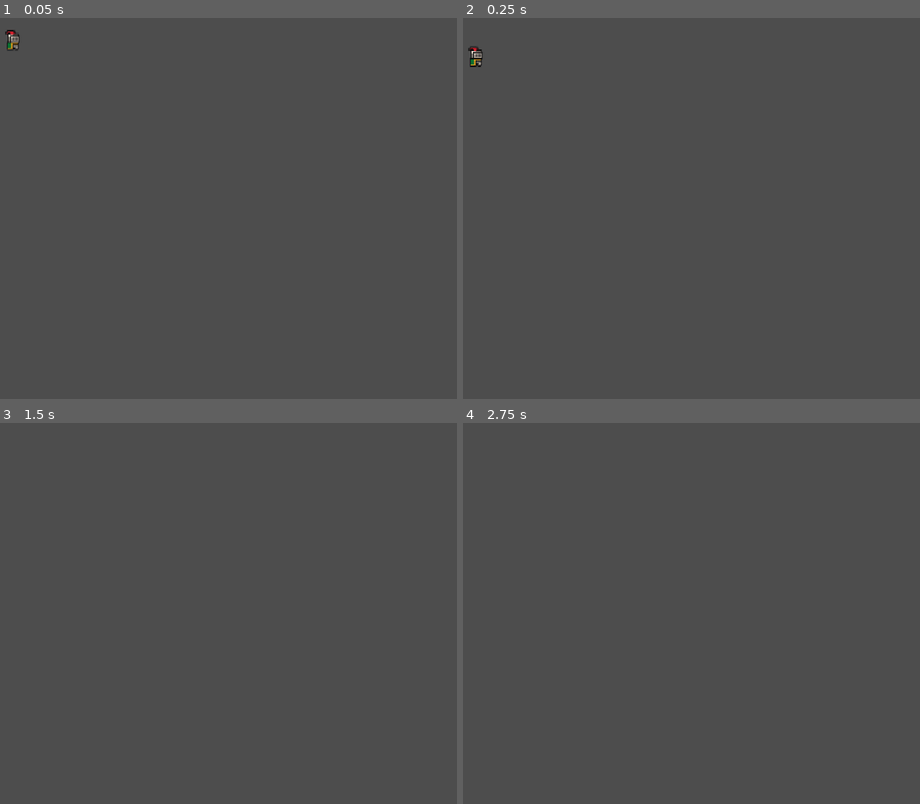
Above: before the commit, frames 1-4 (two rows, left to right).
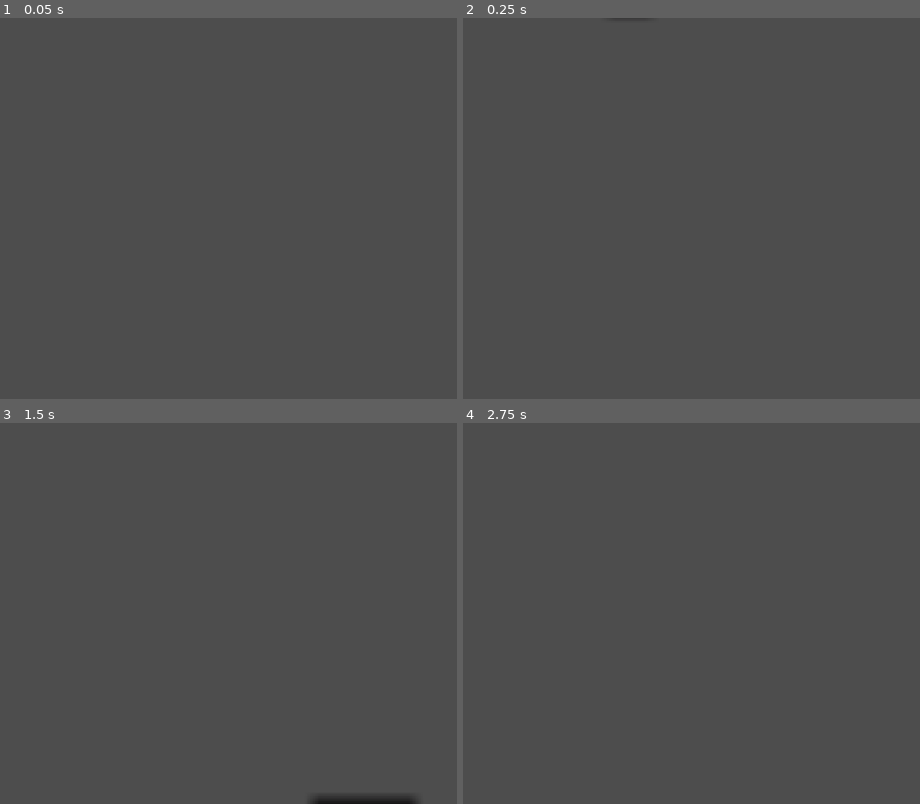
Above: after the commit, the same moments.

Repository: rkywsa/FemboyParty
Game: Godot game, scene res://PlayerInteraction/player.tscn
Same seed, same stepped clock (60 frames per second), same inputs: the game is played once before the commit and once after it. This scene is started directly instead of the project's main scene.
Inputs:
- Up to frame 1 (0.05 s): no input
- Up to frame 2 (0.25 s): no input
- Up to frame 3 (1.5 s): tap Enter (ui_accept) at 0.5, 0.77 s; hold Right (ui_right) from 0.53 s (still down)
- Up to frame 4 (2.75 s): tap Enter (ui_accept) at 1.52, 2 s; release Right (ui_right) at 2.03 s; hold Left (ui_left) from 2.03 s (still down)

The runs differ from the first frame. In frame 1, 0.1% of the frame differs, in the area x 1-5%, y 3-9%; in frame 2, 0.1%; in frame 3, 0.4%, in the area x 67-92%, y 98-100%; in frame 4, nothing differs.

Commit message:
run animation

Diff:
--- a/PlayerInteraction/player.tscn
+++ b/PlayerInteraction/player.tscn
@@ -19,6 +19,70 @@
 atlas = ExtResource("2_q3d3v")
 region = Rect2(96, 0, 32, 32)
 
+[sub_resource type="AtlasTexture" id="AtlasTexture_q3d3v"]
+atlas = ExtResource("2_q3d3v")
+region = Rect2(0, 64, 32, 32)
+
+[sub_resource type="AtlasTexture" id="AtlasTexture_he87m"]
+atlas = ExtResource("2_q3d3v")
+region = Rect2(32, 64, 32, 32)
+
+[sub_resource type="AtlasTexture" id="AtlasTexture_deo6g"]
+atlas = ExtResource("2_q3d3v")
+region = Rect2(64, 64, 32, 32)
+
+[sub_resource type="AtlasTexture" id="AtlasTexture_ancpf"]
+atlas = ExtResource("2_q3d3v")
+region = Rect2(96, 64, 32, 32)
+
+[sub_resource type="AtlasTexture" id="AtlasTexture_nqnvy"]
+atlas = ExtResource("2_q3d3v")
+region = Rect2(128, 64, 32, 32)
+
+[sub_resource type="AtlasTexture" id="AtlasTexture_pplmh"]
+atlas = ExtResource("2_q3d3v")
+region = Rect2(160, 64, 32, 32)
+
+[sub_resource type="AtlasTexture" id="AtlasTexture_mnadf"]
+atlas = ExtResource("2_q3d3v")
+region = Rect2(192, 64, 32, 32)
+
+[sub_resource type="AtlasTexture" id="AtlasTexture_1kgmk"]
+atlas = ExtResource("2_q3d3v")
+region = Rect2(224, 64, 32, 32)
+
+[sub_resource type="AtlasTexture" id="AtlasTexture_vhr5l"]
+atlas = ExtResource("2_q3d3v")
+region = Rect2(0, 96, 32, 32)
+
+[sub_resource type="AtlasTexture" id="AtlasTexture_qpllm"]
+atlas = ExtResource("2_q3d3v")
+region = Rect2(32, 96, 32, 32)
+
+[sub_resource type="AtlasTexture" id="AtlasTexture_kc7lp"]
+atlas = ExtResource("2_q3d3v")
+region = Rect2(64, 96, 32, 32)
+
+[sub_resource type="AtlasTexture" id="AtlasTexture_3budu"]
+atlas = ExtResource("2_q3d3v")
+region = Rect2(96, 96, 32, 32)
+
+[sub_resource type="AtlasTexture" id="AtlasTexture_mwl24"]
+atlas = ExtResource("2_q3d3v")
+region = Rect2(128, 96, 32, 32)
+
+[sub_resource type="AtlasTexture" id="AtlasTexture_q50cw"]
+atlas = ExtResource("2_q3d3v")
+region = Rect2(160, 96, 32, 32)
+
+[sub_resource type="AtlasTexture" id="AtlasTexture_16eek"]
+atlas = ExtResource("2_q3d3v")
+region = Rect2(192, 96, 32, 32)
+
+[sub_resource type="AtlasTexture" id="AtlasTexture_ily8k"]
+atlas = ExtResource("2_q3d3v")
+region = Rect2(224, 96, 32, 32)
+
 [sub_resource type="SpriteFrames" id="SpriteFrames_4kxuq"]
 animations = [{
 "frames": [{
@@ -37,14 +101,67 @@
 "loop": 1,
 "name": &"idle",
 "speed": 5.0
+}, {
+"frames": [{
+"duration": 1.0,
+"texture": SubResource("AtlasTexture_q3d3v")
+}, {
+"duration": 1.0,
+"texture": SubResource("AtlasTexture_he87m")
+}, {
+"duration": 1.0,
+"texture": SubResource("AtlasTexture_deo6g")
+}, {
+"duration": 1.0,
+"texture": SubResource("AtlasTexture_ancpf")
+}, {
+"duration": 1.0,
+"texture": SubResource("AtlasTexture_nqnvy")
+}, {
+"duration": 1.0,
+"texture": SubResource("AtlasTexture_pplmh")
+}, {
+"duration": 1.0,
+"texture": SubResource("AtlasTexture_mnadf")
+}, {
+"duration": 1.0,
+"texture": SubResource("AtlasTexture_1kgmk")
+}, {
+"duration": 1.0,
+"texture": SubResource("AtlasTexture_vhr5l")
+}, {
+"duration": 1.0,
+"texture": SubResource("AtlasTexture_qpllm")
+}, {
+"duration": 1.0,
+"texture": SubResource("AtlasTexture_kc7lp")
+}, {
+"duration": 1.0,
+"texture": SubResource("AtlasTexture_3budu")
+}, {
+"duration": 1.0,
+"texture": SubResource("AtlasTexture_mwl24")
+}, {
+"duration": 1.0,
+"texture": SubResource("AtlasTexture_q50cw")
+}, {
+"duration": 1.0,
+"texture": SubResource("AtlasTexture_16eek")
+}, {
+"duration": 1.0,
+"texture": SubResource("AtlasTexture_ily8k")
+}],
+"loop": 1,
+"name": &"run",
+"speed": 10.0
 }]
 
 [node name="Player" type="CharacterBody2D" unique_id=1078703586]
 script = ExtResource("1_hstkp")
 
 [node name="AnimatedSprite2D" type="AnimatedSprite2D" parent="." unique_id=29174334]
-position = Vector2(76.00001, 32.619556)
-scale = Vector2(1.8750004, 1.7730974)
+position = Vector2(451, -311.81522)
+scale = Vector2(25.3125, 23.32405)
 sprite_frames = SubResource("SpriteFrames_4kxuq")
-animation = &"idle"
-frame_progress = 0.9408011
+animation = &"run"
+frame_progress = 0.05497006
